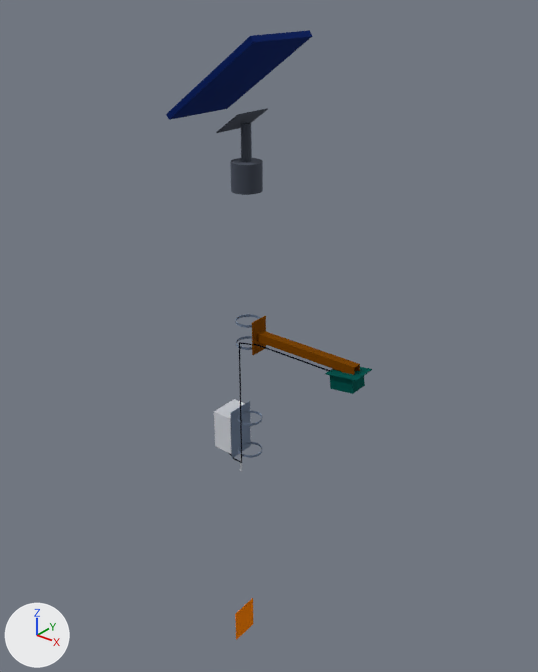
The glTF model media/model.glb: old version first, new version second.
The view is the same before and after, from a camera (50 mm lens) standing at (1.97, -2.31, 1.99) and looking at (0.05, 0.08, 0.51). The lights are fixed; the arrows at lower left show +X, +Y and +Z. The first picture is the older version. Where no turn or scale is listed for an object, it has been applied to the vertices.

In view in the first picture: 'Band clamps (4), enclosure saddle', 'FieldNode enclosure, ports, antenna', 'Panel pole-top mount', 'Sensor arm with saddle', 'Sensor head housing and hood', 'Solar panel, 20 W' and 2 more.
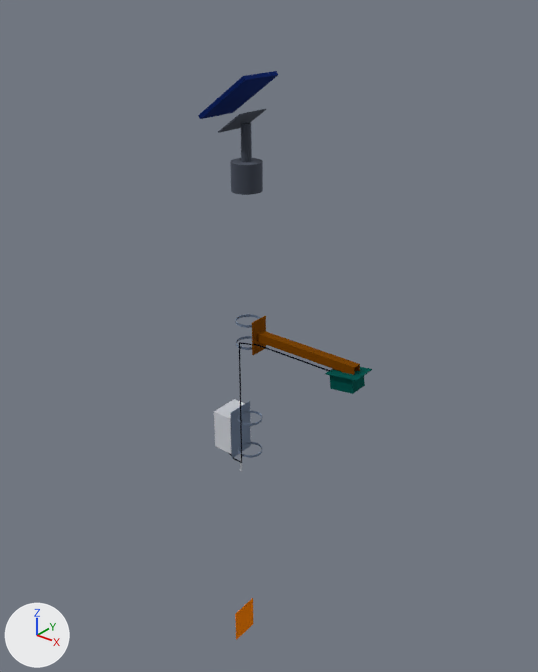
Pixel boxes (x1, y1, x2, y2) of what changed, in the pictures (538 x 672 px):
'Solar panel, 20 W', deleted (blue): before (166, 30, 312, 120)
'Solar panel, 6 W', added (blue): after (198, 71, 278, 119)

The change, as a list of edits to the scene's bpy script:
```text
Add me_solar_panel__6_w:
    me_solar_panel__6_w.from_pydata([(-0.114, -0.1, -0.09), (-0.124, -0.1, -0.076), (-0.114, 0.1, -0.09), (-0.124, 0.1, -0.076), (0.124, -0.1, 0.076), (0.114, -0.1, 0.09), (0.124, 0.1, 0.076), (0.114, 0.1, 0.09)], [], [(1, 2, 0), (1, 3, 2), (5, 4, 6), (5, 6, 7), (5, 0, 4), (5, 1, 0), (7, 6, 2), (7, 2, 3), (6, 0, 2), (6, 4, 0), (7, 3, 1), (7, 1, 5)])
    me_solar_panel__6_w.materials.append(mat_mat_3)  # blue #1e3a8a
Remove ob_solar_panel__20_w:
    ob_solar_panel__20_w = bpy.data.objects.new('Solar panel, 20 W', me_solar_panel__20_w)
    ob_solar_panel__20_w.location = (-0.04, 0.0, 1.635)
Add ob_solar_panel__6_w:
    ob_solar_panel__6_w = bpy.data.objects.new('Solar panel, 6 W', me_solar_panel__6_w)
    ob_solar_panel__6_w.location = (-0.04, 0.0, 1.563)
```
